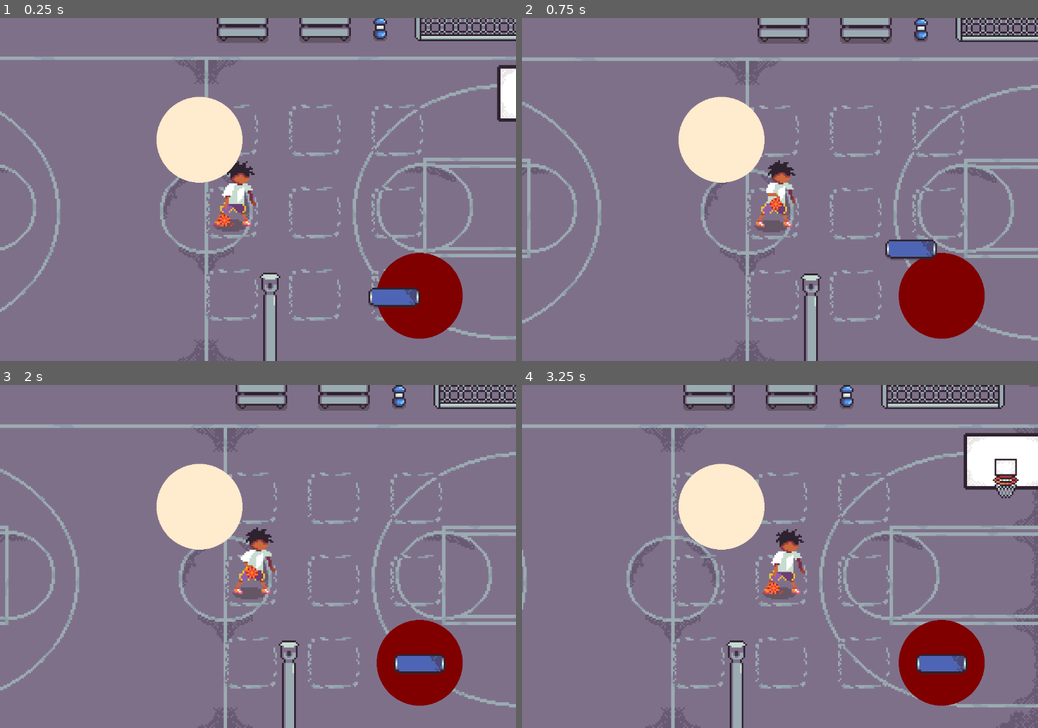
Above: before the commit, frames 1-4 (two rows, left to right).
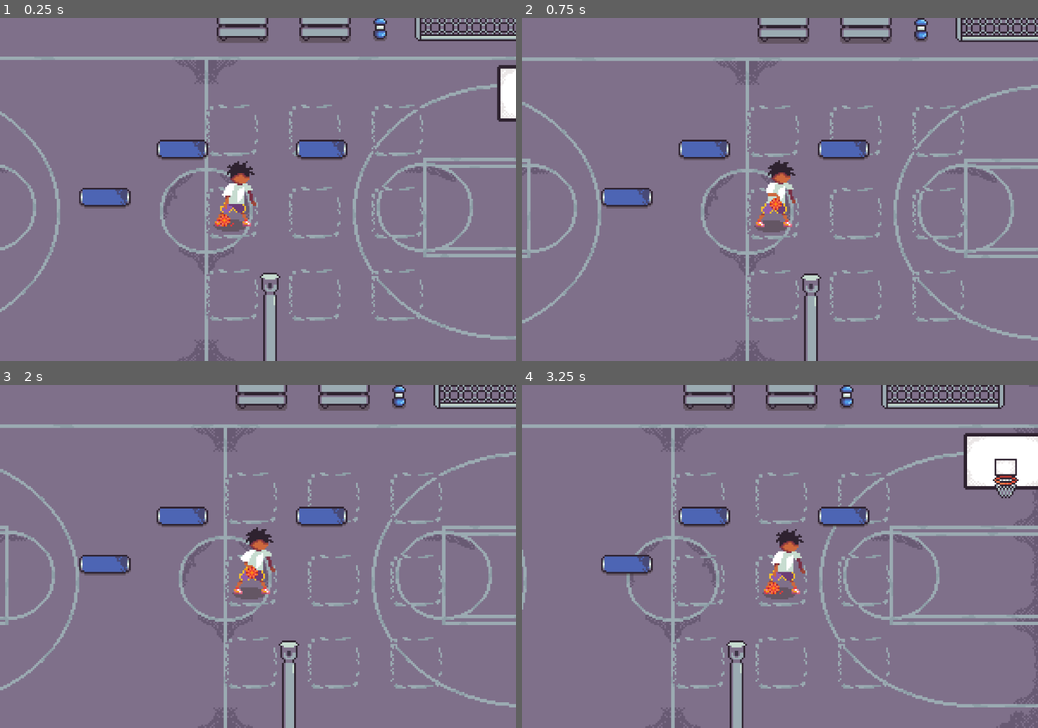
Above: after the commit, the same moments.

Repository: DarlanApenas/dunk-coding-2d
Game: Godot game, scene res://scenes/game.tscn
The game is run twice, just before and just after one commit, with the same random seed, the same clock (stepped at 60 frames per second) and the same inputs.
Inputs (mouse positions are in pixels of both pictures, inside the frame that each line leads up to):
- Up to frame 1 (0.25 s): no input
- Up to frame 2 (0.75 s): drag from (939, 295) to (831, 114) at 0.52 s
- Up to frame 3 (2 s): drag from (154, 573) to (412, 652) at 1.27 s
- Up to frame 4 (3.25 s): move the mouse to (831, 481) at 2.02 s; hold D (right) 2.03-2.75 s; tap R (dribble) at 2.1 s; click (831, 481) at 2.3 s; drag from (754, 625) to (625, 505) at 2.77 s

The runs differ from the first frame. In frame 1, 7.8% of the frame differs, in the area x 15-90%, y 22-94%; in frame 2, 8.3%; in frame 3, 7.7%; in frame 4, 7.7%.

Commit message:
add stack's in dropzone

Diff:
--- a/entites/block.tscn
+++ b/entites/block.tscn
@@ -2,6 +2,7 @@
 
 [ext_resource type="Texture2D" uid="uid://bn1v5kbhcben4" path="res://resource/Decor/temp-block.png" id="1_4igxf"]
 [ext_resource type="Script" uid="uid://bvy74egptcoup" path="res://scripts/dragndrop.gd" id="1_lgte1"]
+[ext_resource type="Script" uid="uid://dwv55jo1na815" path="res://scripts/block_attributes.gd" id="2_4igxf"]
 
 [sub_resource type="RectangleShape2D" id="RectangleShape2D_yr1i0"]
 size = Vector2(30, 11)
@@ -10,6 +11,7 @@
 script = ExtResource("1_lgte1")
 
 [node name="Block" type="Area2D" parent="." unique_id=641921668]
+script = ExtResource("2_4igxf")
 
 [node name="Sprite2D" type="Sprite2D" parent="Block" unique_id=332992907]
 texture = ExtResource("1_4igxf")
@@ -19,3 +21,5 @@
 shape = SubResource("RectangleShape2D_yr1i0")
 
 [connection signal="input_event" from="Block" to="." method="_on_block_input_event"]
+[connection signal="mouse_entered" from="Block" to="Block" method="_on_mouse_entered"]
+[connection signal="mouse_exited" from="Block" to="Block" method="_on_mouse_exited"]
--- a/entites/drop_zone.tscn
+++ b/entites/drop_zone.tscn
@@ -2,5 +2,13 @@
 
 [ext_resource type="Script" uid="uid://bk5t33n0c65fk" path="res://scripts/drop_zone.gd" id="1_gj6d4"]
 
-[node name="drop_zone" type="Marker2D" unique_id=1787792880 groups=["zone"]]
+[node name="drop_zone" type="Node2D" unique_id=1435784591 groups=["zone"]]
 script = ExtResource("1_gj6d4")
+
+[node name="ColorRect" type="ColorRect" parent="." unique_id=10151398]
+visible = false
+offset_left = -20.0
+offset_top = -9.0
+offset_right = 20.0
+offset_bottom = 57.0
+pivot_offset = Vector2(20, 9)
--- a/scenes/game.tscn
+++ b/scenes/game.tscn
@@ -4804,11 +4804,17 @@
 
 [node name="UI" type="CanvasLayer" parent="." unique_id=1740699742]
 
+[node name="Block" parent="UI" unique_id=2138045806 instance=ExtResource("11_kvpfn")]
+position = Vector2(61, 104)
+block_type = "normal"
+
+[node name="Block2" parent="UI" unique_id=1094495301 instance=ExtResource("11_kvpfn")]
+position = Vector2(106, 76)
+block_type = "normal"
+
+[node name="Block3" parent="UI" unique_id=1101247135 instance=ExtResource("11_kvpfn")]
+position = Vector2(187, 76)
+block_type = "normal"
+
 [node name="drop_zone" parent="UI" unique_id=1787792880 instance=ExtResource("12_dinhu")]
-position = Vector2(244, 162)
-
-[node name="drop_zone2" parent="UI" unique_id=2014510017 instance=ExtResource("12_dinhu")]
-position = Vector2(116, 71)
-
-[node name="Node2D" parent="UI" unique_id=2138045806 instance=ExtResource("11_kvpfn")]
-position = Vector2(16, 164)
+position = Vector2(271, 155)
--- a/scripts/block_attributes.gd
+++ b/scripts/block_attributes.gd
@@ -8,7 +8,6 @@
 var original_scale: Vector2 = Vector2.ONE
 var is_hovered: bool = false
 var current_tween: Tween
-
 
 # Called when the node enters the scene tree for the first time.
 func _ready() -> void:
--- a/scripts/dragndrop.gd
+++ b/scripts/dragndrop.gd
@@ -1,32 +1,57 @@
 extends Node2D
 
-var selected  = false
-var rest_point
-var rest_nodes = []
+@export var block_type: String = ""
+
+var selected = false
+var in_grid = false
+var current_zone = null
+var rest_point = Vector2.ZERO
+var origin_position = Vector2.ZERO
 
 func _ready():
-	rest_nodes = get_tree().get_nodes_in_group("zone")
-	rest_point = rest_nodes[0].global_position
-	rest_nodes[0].select()
+	origin_position = global_position
+	rest_point = global_position
 
 func _on_block_input_event(viewport: Node, event: InputEvent, shape_idx: int):
 	if Input.is_action_just_pressed("draggable_click"):
 		selected = true
+		if in_grid and current_zone != null:
+			current_zone.remove_block(self)
+			current_zone = null
+			in_grid = false
 
 func _physics_process(delta: float) -> void:
 	if selected:
-		global_position = lerp(global_position,get_global_mouse_position(), 25 * delta)
+		global_position = lerp(global_position, get_global_mouse_position(), 25 * delta)
 	else:
 		global_position = lerp(global_position, rest_point, 10 * delta)
 
 func _input(event):
 	if event is InputEventMouseButton:
 		if event.button_index == MOUSE_BUTTON_LEFT and not event.pressed:
+			if not selected:
+				return
 			selected = false
-			var shortest_dist = 10
-			for child in rest_nodes:
-				var distance = global_position.distance_to(child.global_position)
-				if distance < shortest_dist:
-					child.select()
-					rest_point = child.global_position
-					shortest_dist = distance
+
+			var zone = _find_closest_zone()
+			if zone == null:
+				rest_point = origin_position
+				return
+
+			var insert_index = zone.get_insert_index(get_global_mouse_position().y)
+			var accepted = zone.try_add_block(self, insert_index)
+
+			if accepted:
+				in_grid = true
+				current_zone = zone
+			else:
+				rest_point = origin_position
+
+func _find_closest_zone() -> Node:
+	var zones = get_tree().get_nodes_in_group("zone")
+	for zone in zones:
+		if zone.is_near(get_global_mouse_position()):
+			print("Distância para zone: ", zone.global_position.distance_to(get_global_mouse_position()))
+			print("Snap radius: ", zone.snap_radius)
+			return zone
+	return null
--- a/scripts/drop_zone.gd
+++ b/scripts/drop_zone.gd
@@ -1,13 +1,37 @@
-extends Marker2D
+extends Node2D
 
+@export var accepted_types: Array[String] = ["normal"]
+@export var slot_height: float = 16.0
+@export var snap_radius: float = 15.0
 
-func _draw():
-	draw_circle(Vector2.ZERO, 25, Color.BLANCHED_ALMOND)
+var stack: Array = []
 
-func select():
-	for child in get_tree().get_nodes_in_group("zone"):
-		child.deselect()
-	modulate = Color.WEB_MAROON
+func try_add_block(block, insert_index: int = -1) -> bool:
+	if not block.block_type in accepted_types:
+		return false
 
-func deselect():
-	modulate = Color.WHITE
+	# Define índice de inserção
+	if insert_index == -1 or insert_index >= stack.size():
+		insert_index = stack.size()
+
+	insert_index = clamp(insert_index, 0, stack.size())
+	stack.insert(insert_index, block)
+	_reposition_all()
+	return true
+
+func remove_block(block):
+	stack.erase(block)
+	_reposition_all()
+
+func get_insert_index(mouse_y: float) -> int:
+	var local_y = mouse_y - global_position.y
+	var index = int(local_y / slot_height)
+	return clamp(index, 0, stack.size())
+
+func is_near(point: Vector2) -> bool:
+	return global_position.distance_to(point) < snap_radius
+
+func _reposition_all():
+	for i in stack.size():
+		var block = stack[i]
+		block.rest_point = global_position + Vector2(0, i * slot_height)
